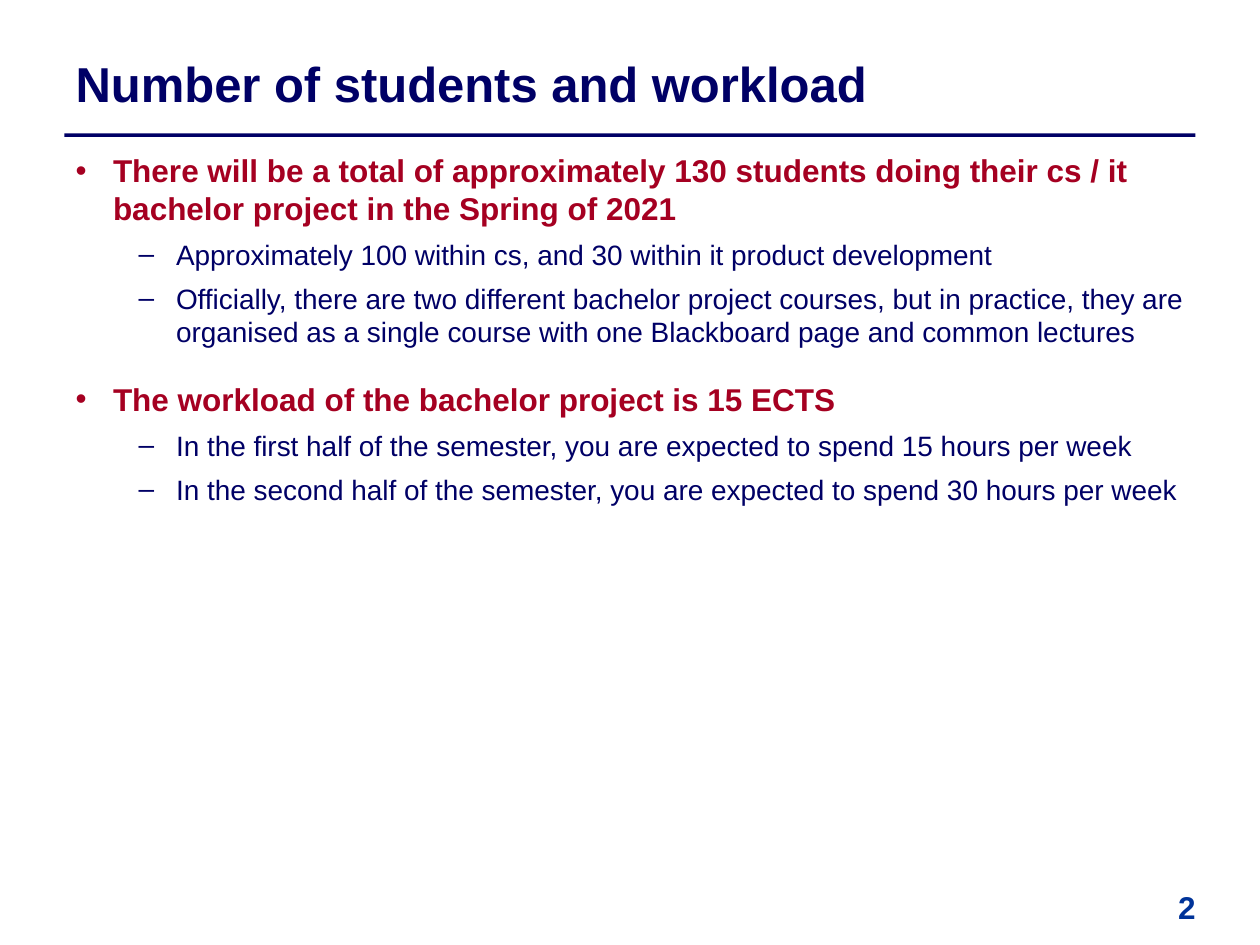
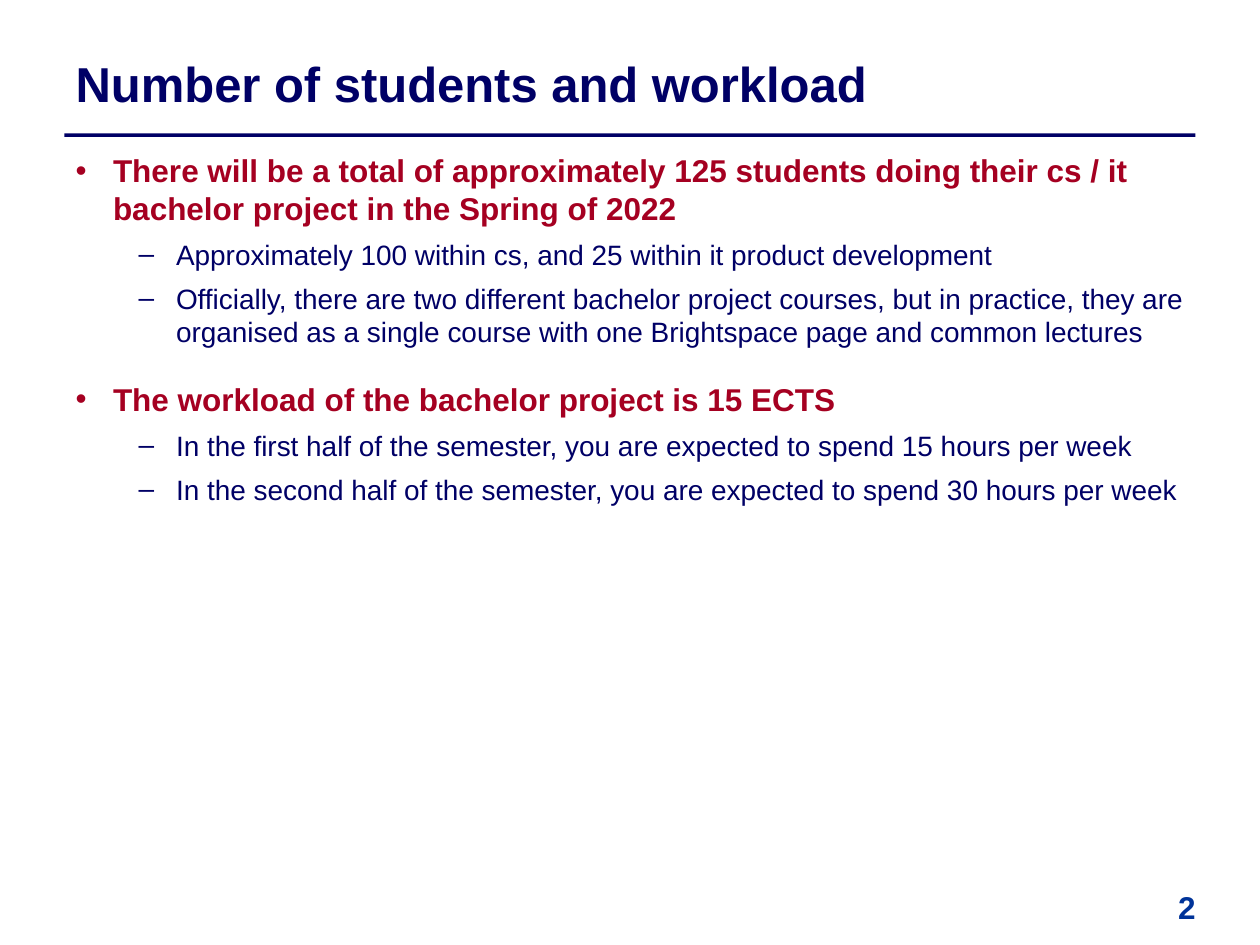
Before and after one commit to IntProgAU/Materiale, a slide deck: slide 2 of web/b22/0_info_meeting/+ Information Meeting.pptx. Drawn at 1260x945 pixels with LibreOffice and Linux fonts; fonts in the diff are those of the drawing. Boxes give left, top, right and bottom in pixels: in the first picture for what was removed or moved away, otherwise in the second. Text is boxed around its words. In the diff, an @@ line names an element or a change of style, - is before the commit and + after.

```diff
--- a/web/b22/0_info_meeting/+ Information Meeting.pptx
+++ b/web/b22/0_info_meeting/+ Information Meeting.pptx
@@ text at <box>113,159,1182,348</box>: text changed @@
-  • There will be a total of approximately 130 students doing their cs / it bachelor project in the Spring of 2021
-  – Approximately 100 within cs, and 30 within it product development
-  – Officially, there are two different bachelor project courses, but in practice, they are organised as a single course with one Blackboard page and common lectures
+  • There will be a total of approximately 125 students doing their cs / it bachelor project in the Spring of 2022
+  – Approximately 100 within cs, and 25 within it product development
+  – Officially, there are two different bachelor project courses, but in practice, they are organised as a single course with one Brightspace page and common lectures
```
Also in this commit, not shown: 10 other slides changed, 14 other files.
